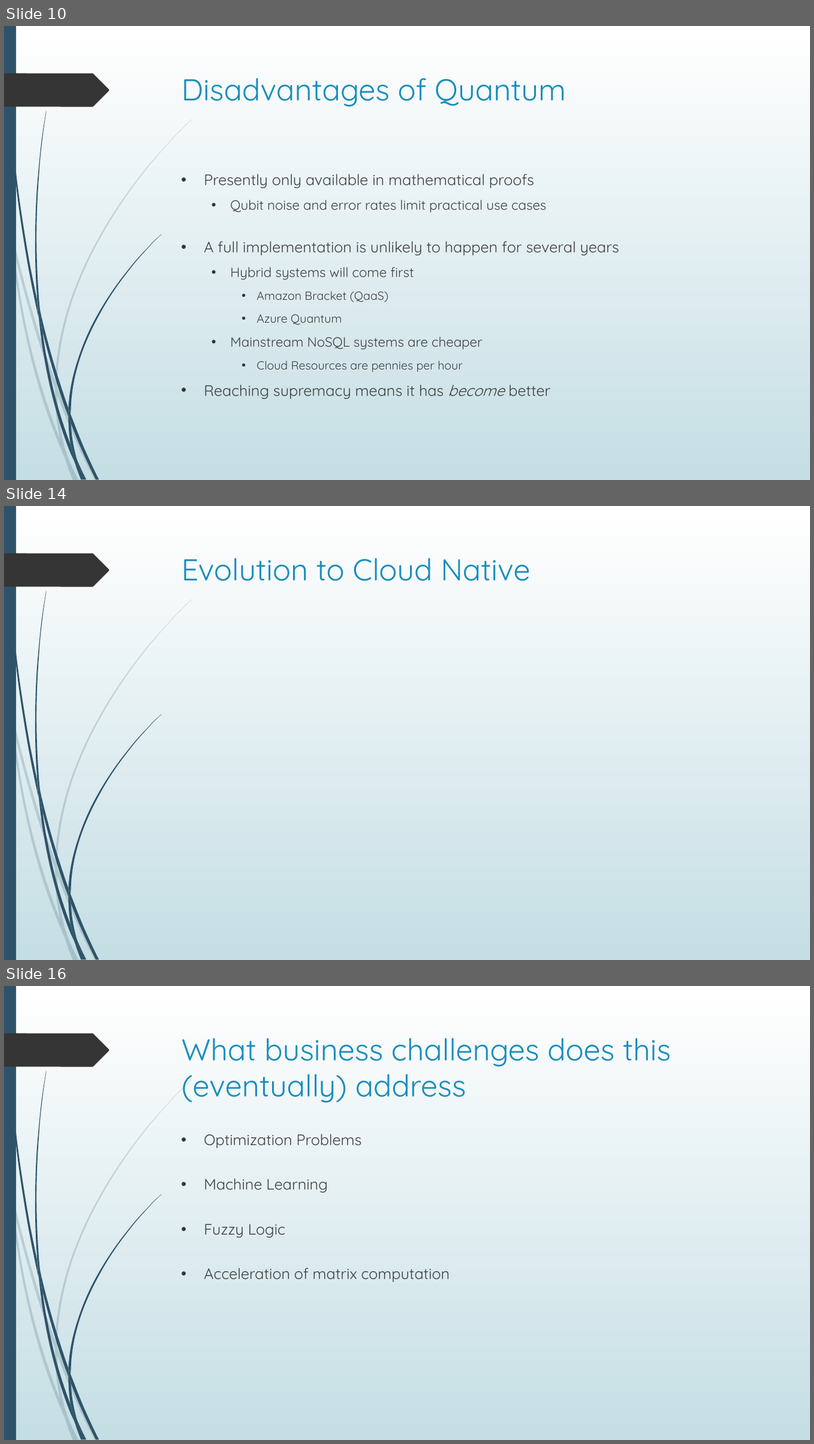
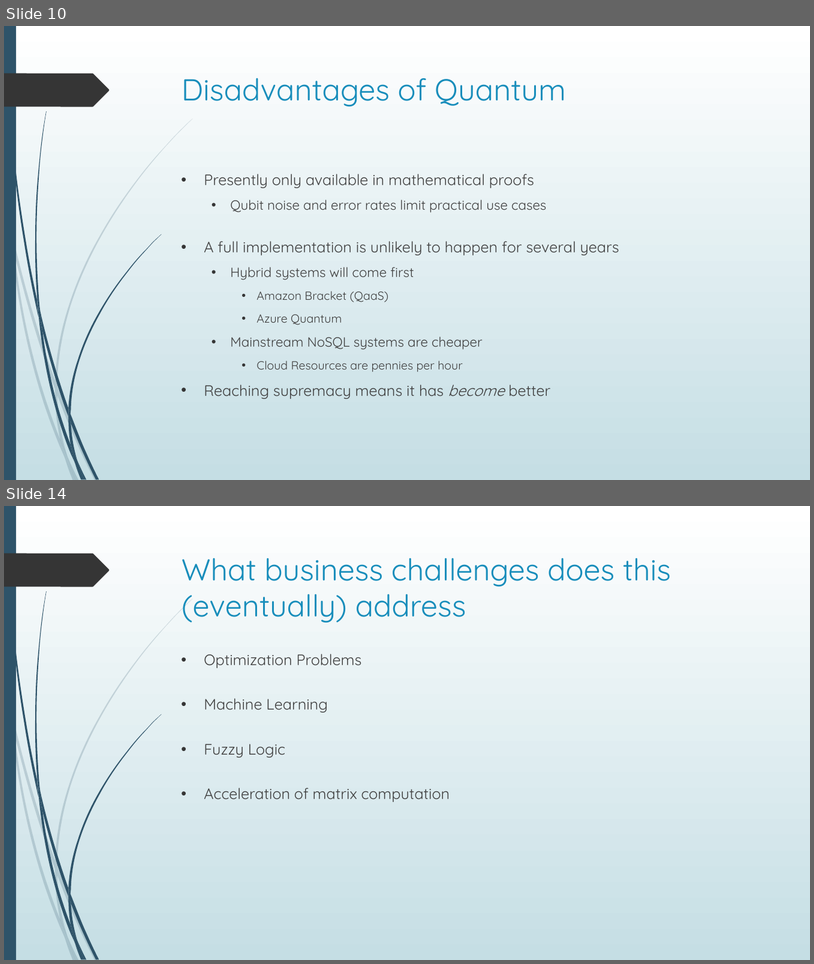
Before and after one commit to dr-natetorious/TIM-7020-Database_and_Business_Intelligence, a slide deck: Week6_CuttingEdge_Proposal/BachmeierNTIM7020-6.pptx. Shown one above the other, each under a label of ours: slides 10, 14 and 16 before the commit, slides 10 and 14 after it; the slides between them are not shown. The pictures are 814x1444 and 814x964 pixels, drawn with LibreOffice and Linux fonts; fonts in the diff are those of the drawing. Boxes give left, top, right and bottom in pixels: in the first picture for what was removed or moved away, otherwise in the second. Text is boxed around its words. In the diff, an @@ line names an element or a change of style, - is before the commit and + after.

```diff
--- a/Week6_CuttingEdge_Proposal/BachmeierNTIM7020-6.pptx
+++ b/Week6_CuttingEdge_Proposal/BachmeierNTIM7020-6.pptx
@@ slide 14 removed at (x1=4, y1=506, x2=810, y2=960), background gradient #FFFFFF to #C5DEE5; not listed: 24 template elements that a slide beside it also shows @@
@@ title removed at (x1=182, y1=558, x2=530, y2=581) @@
-Evolution to Cloud Native
@@ what was slide 16 is now slide 14 @@
```
Also in this commit, not shown: 3 slides changed, 4 other slides removed, 1 other file.
